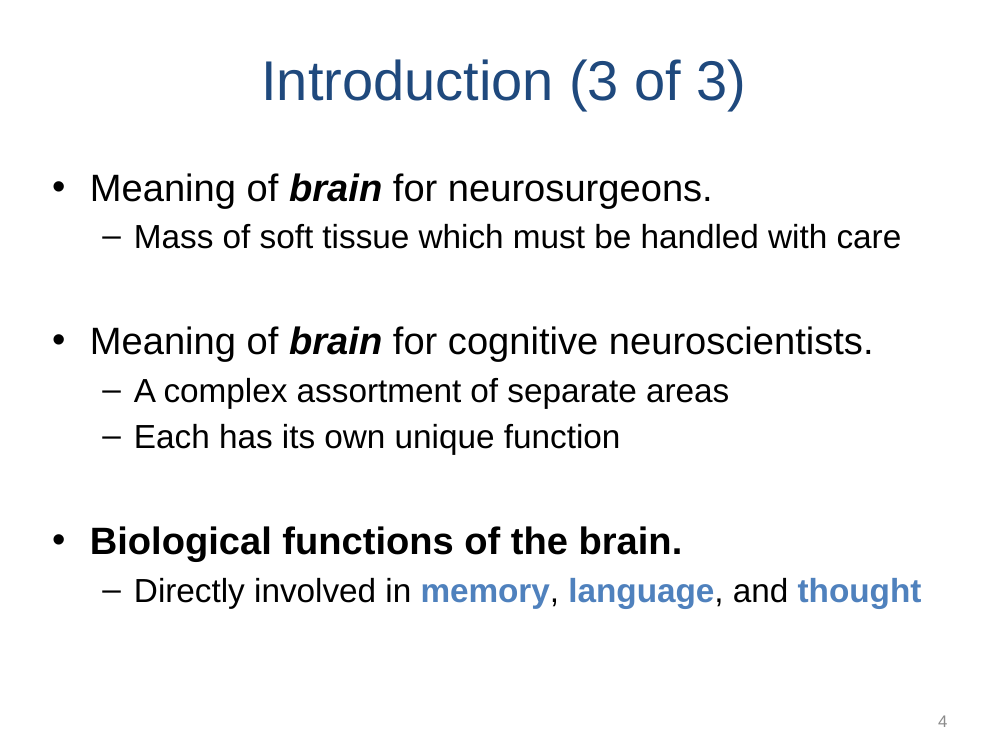
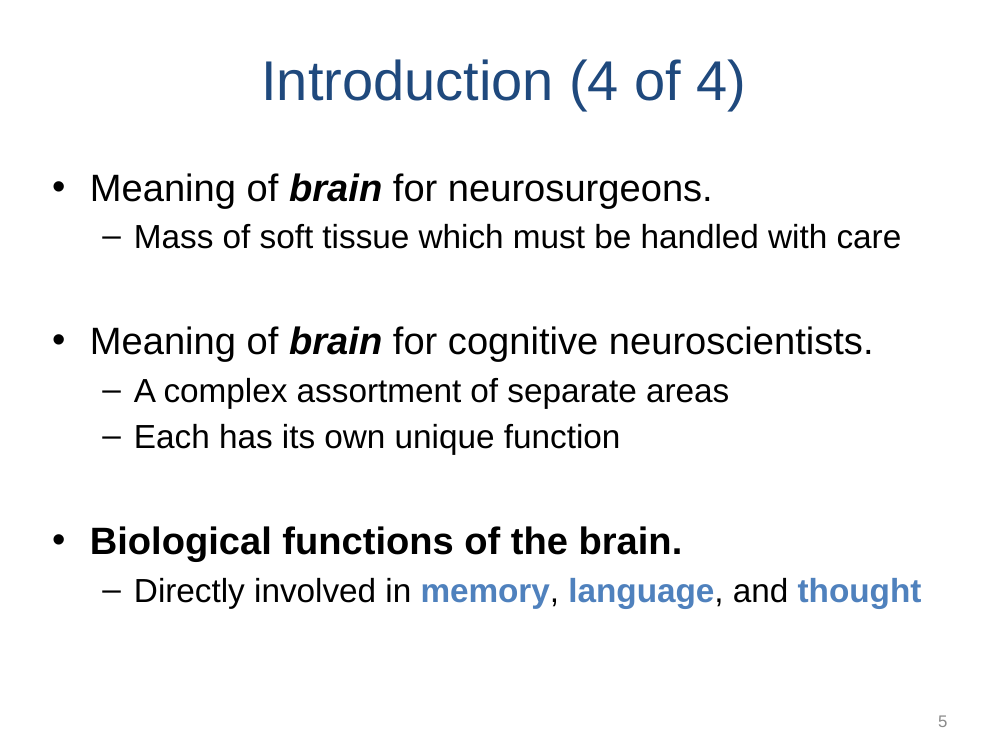
Before and after one commit to npm27/Teaching-Materials, a slide deck: slide 5 of Memory/Slides/Chapter 2.PPTX (slide 4 before the commit). Drawn at 1008x756 pixels with LibreOffice and Linux fonts; fonts in the diff are those of the drawing. Boxes give left, top, right and bottom in pixels: in the first picture for what was removed or moved away, otherwise in the second. Text is boxed around its words. In the diff, an @@ line names an element or a change of style, - is before the commit and + after.

```diff
--- a/Memory/Slides/Chapter 2.PPTX
+++ b/Memory/Slides/Chapter 2.PPTX
@@ title at box(261, 59, 747, 110): text changed @@
-Introduction (3 of 3)
+Introduction (4 of 4)
@@ page number at box(938, 715, 947, 727): text changed @@
-4
+5
```
Also in this commit, not shown: 16 other slides changed, 9 slides added.
